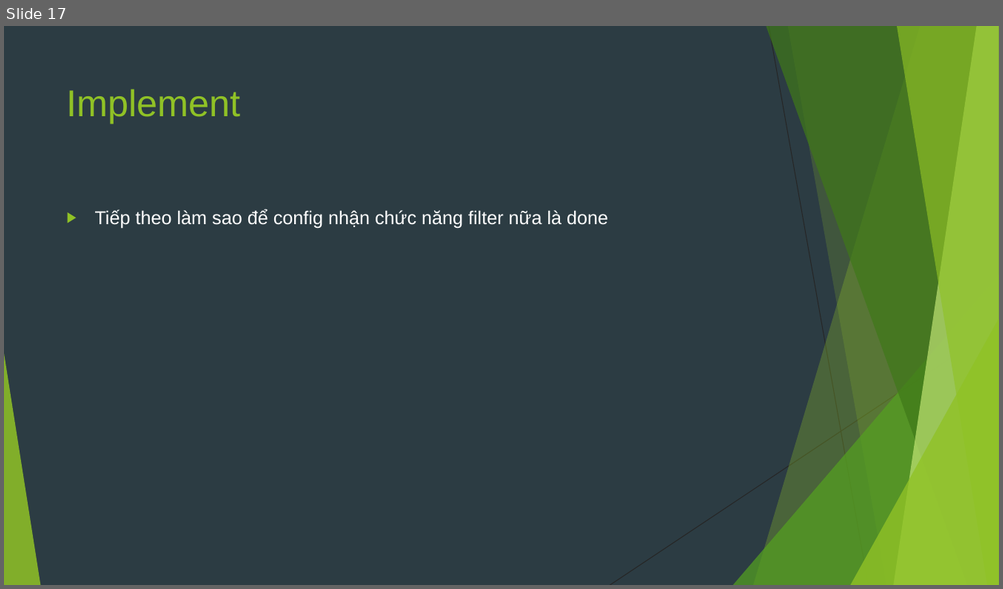
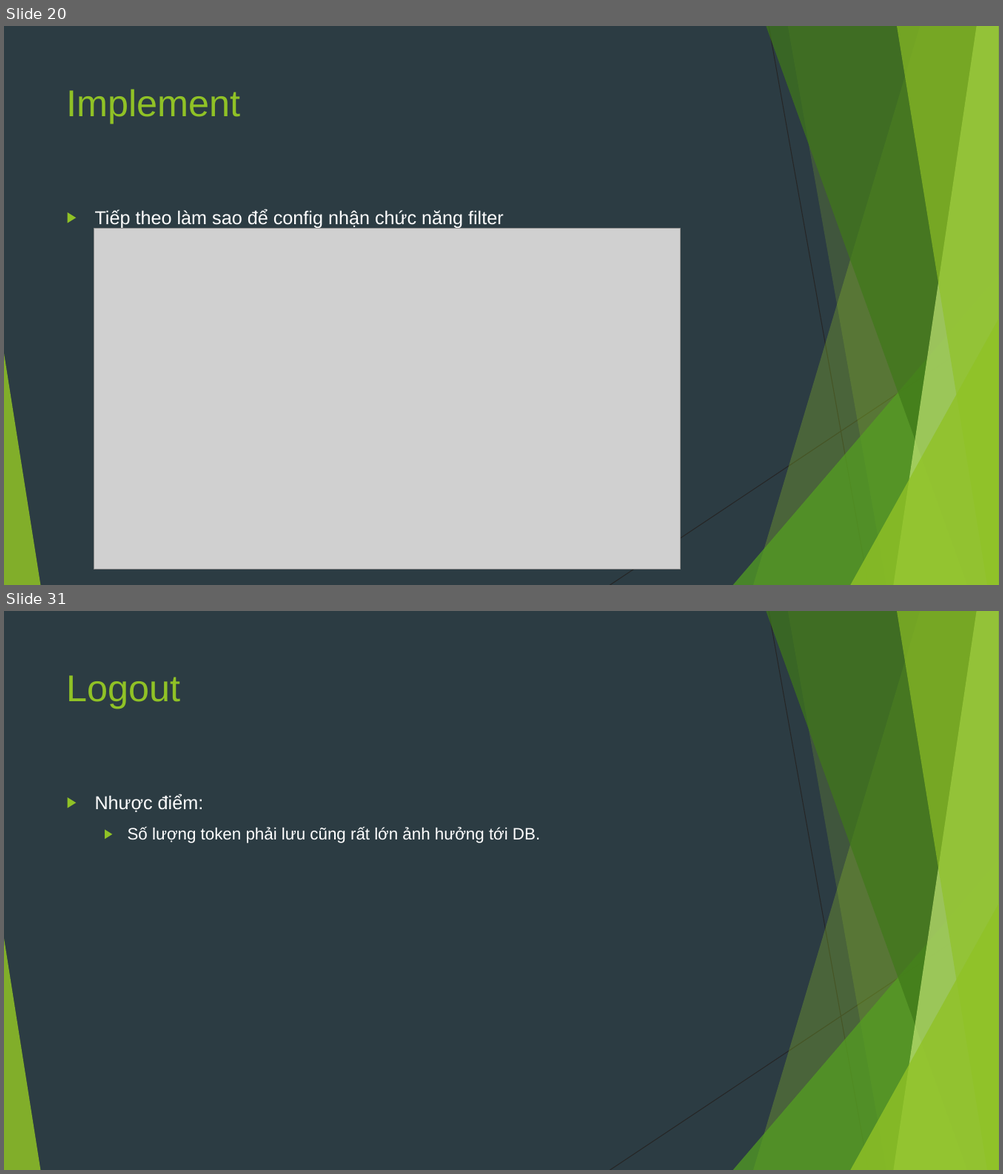
Before and after one commit to sobbingwind/SpringBoot, a slide deck: 11.Spring Security JWT.pptx. Shown one above the other, each under a label of ours: slide 17 before the commit, slides 20 and 31 after it; the slides between them are not shown. The pictures are 1003x589 and 1003x1174 pixels, drawn with LibreOffice and Linux fonts; fonts in the diff are those of the drawing; grey boxes stand for pictures. Boxes give left, top, right and bottom in pixels: in the first picture for what was removed or moved away, otherwise in the second. Text is boxed around its words. In the diff, an @@ line names an element or a change of style, - is before the commit and + after.

```diff
--- a/11.Spring Security JWT.pptx
+++ b/11.Spring Security JWT.pptx
@@ slide 31 added at (4,611,999,1170), background #2C3C43; not listed: 10 template elements that a slide beside it also shows @@
@@ title added at (67,675,181,709), 36 pt, text #90C226 @@
+Logout
@@ text added at (95,795,540,843), 16 pt, text #FFFFFF @@
+▶ Nhược điểm:
+  ▶ Số lượng token phải lưu cũng rất lớn ảnh hưởng tới DB.
@@ what was slide 17 is now slide 20 @@
@@ slide 20 changed as well @@
@@ text at (95,210,504,229): text changed @@
-▶ Tiếp theo làm sao để config nhận chức năng filter nữa là done
+▶ Tiếp theo làm sao để config nhận chức năng filter
@@ picture added at (94,229,680,570) @@
```
Also in this commit, not shown: 1 other slide changed, 23 other slides added.
